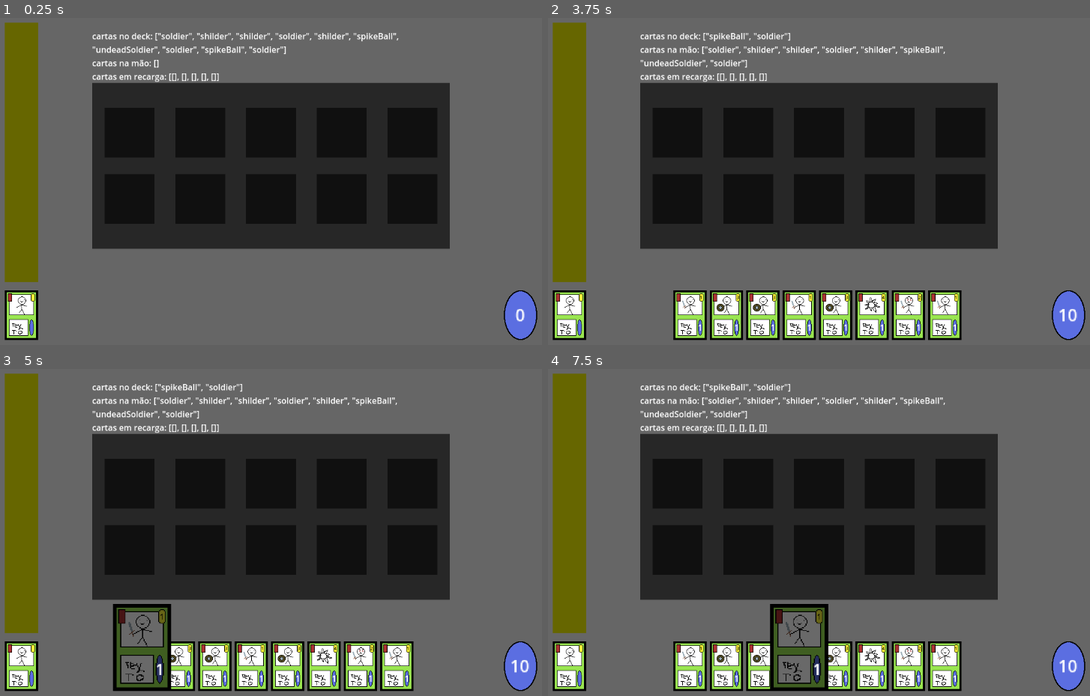
Above: before the commit, frames 1-4 (two rows, left to right).
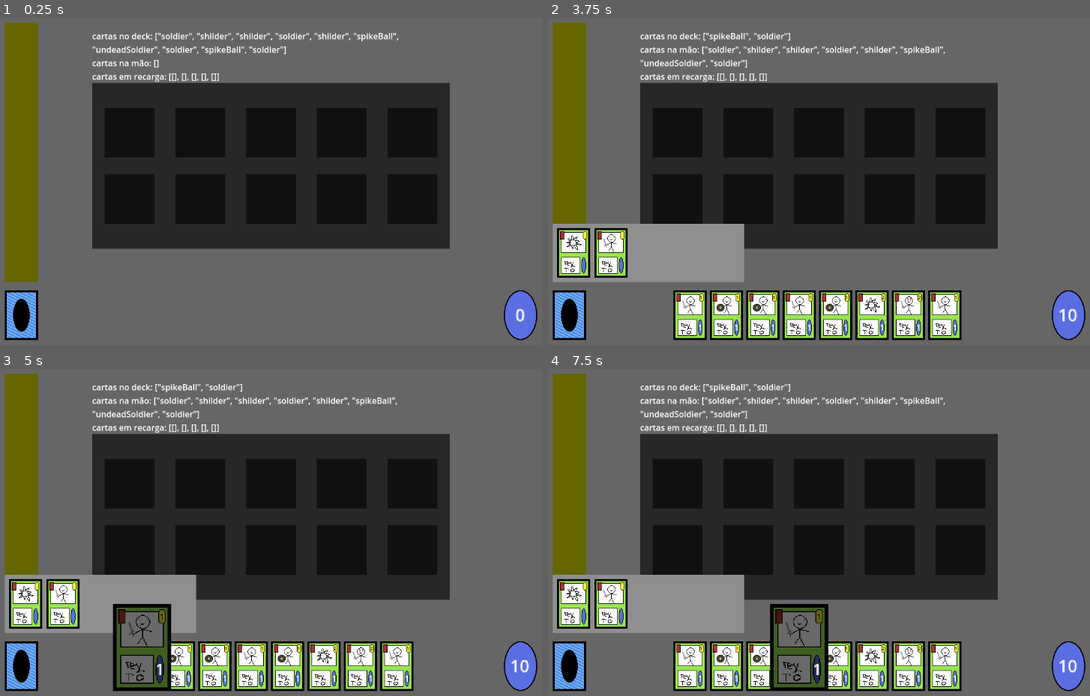
Above: after the commit, the same moments.

Repository: alguEM089/battleCards
Game: Godot game, scene res://Scenes/battle_table.tscn
Two runs of this game, one before a commit and one after it. Both use one fixed random seed, a clock stepped at 60 frames per second and the inputs below.
Inputs (mouse positions are in pixels of both pictures, inside the frame that each line leads up to):
- Up to frame 1 (0.25 s): no input
- Up to frame 2 (3.75 s): click "0" at 0.5 s; click "4" at 1.25 s; click "7" at 2 s; click "10" at 2.75 s; click (569, 315) at 3.52 s
- Up to frame 3 (5 s): click "1" at 4.25 s
- Up to frame 4 (7.5 s): click "1" at 5 s; click "1" at 5.75 s; click "1" at 6.5 s; click "1" at 7.25 s

The runs differ from the first frame. In frame 1, 0.8% of the frame differs, in the area x 1-7%, y 83-98%; in frame 2, 7.0%, in the area x 0-63%, y 62-98%; in frame 3, 6.1%; in frame 4, 7.0%.

Commit message:
adição da base da mecânica de batalha

Diff:
--- a/Scenes/battle_table.tscn
+++ b/Scenes/battle_table.tscn
@@ -9,6 +9,8 @@
 [ext_resource type="Script" path="res://Scripts/recharge line bg.gd" id="3_tw843"]
 [ext_resource type="PackedScene" uid="uid://d3b77joabtd44" path="res://Scenes/recharge_letter_contain.tscn" id="4_80fc2"]
 [ext_resource type="Script" path="res://Scripts/mana.gd" id="5_hlen8"]
+[ext_resource type="Texture2D" uid="uid://b5ot0fgg1d06a" path="res://Assets/cartas_back.png" id="6_vf1dm"]
+[ext_resource type="Script" path="res://Scripts/deck.gd" id="7_qd8rx"]
 [ext_resource type="Script" path="res://Scripts/info.gd" id="8_3pnmy"]
 
 [node name="battle table" type="Node2D"]
@@ -189,8 +191,41 @@
 
 [node name="5" parent="recharge line bg" instance=ExtResource("4_80fc2")]
 
-[node name="deck" type="Sprite2D" parent="."]
-position = Vector2(96, 576)
+[node name="deck" type="TextureButton" parent="."]
+offset_left = 64.0
+offset_top = 528.0
+offset_right = 128.0
+offset_bottom = 624.0
+toggle_mode = true
+texture_normal = ExtResource("6_vf1dm")
+script = ExtResource("7_qd8rx")
+
+[node name="bg" type="ColorRect" parent="deck"]
+visible = false
+layout_mode = 0
+offset_top = -128.0
+offset_right = 368.0
+offset_bottom = -16.0
+color = Color(0.560784, 0.560784, 0.560784, 1)
+
+[node name="letter1" type="Sprite2D" parent="deck/bg"]
+position = Vector2(40, 56)
+texture = ExtResource("1_bi0l6")
+
+[node name="letter2" type="Sprite2D" parent="deck/bg"]
+position = Vector2(112, 56)
+texture = ExtResource("1_bi0l6")
+
+[node name="letter3" type="Sprite2D" parent="deck/bg"]
+position = Vector2(184, 56)
+texture = ExtResource("1_bi0l6")
+
+[node name="letter4" type="Sprite2D" parent="deck/bg"]
+position = Vector2(256, 56)
+texture = ExtResource("1_bi0l6")
+
+[node name="letter5" type="Sprite2D" parent="deck/bg"]
+position = Vector2(328, 56)
 texture = ExtResource("1_bi0l6")
 
 [node name="mana" type="TextureButton" parent="."]
@@ -228,4 +263,5 @@
 autowrap_mode = 3
 script = ExtResource("8_3pnmy")
 
+[connection signal="pressed" from="deck" to="deck" method="_on_pressed"]
 [connection signal="pressed" from="mana" to="mana" method="_on_pressed"]
--- a/Scenes/unit.tscn
+++ b/Scenes/unit.tscn
@@ -1,7 +1,30 @@
-[gd_scene format=3 uid="uid://btirj2ajv7aig"]
+[gd_scene load_steps=4 format=3 uid="uid://btirj2ajv7aig"]
+
+[ext_resource type="Script" path="res://Scripts/units.gd" id="1_pnqu5"]
+[ext_resource type="Script" path="res://Scripts/units_effects/effect_on_attack.gd" id="2_luald"]
+[ext_resource type="Script" path="res://Scripts/units_effects/effect_on_defence.gd" id="3_m6yu2"]
 
 [node name="unit" type="TextureButton"]
 offset_right = 32.0
 offset_bottom = 32.0
 scale = Vector2(3, 3)
+focus_mode = 0
 disabled = true
+toggle_mode = true
+script = ExtResource("1_pnqu5")
+
+[node name="effect_on_attack" type="Node" parent="."]
+script = ExtResource("2_luald")
+
+[node name="effect_on_defence" type="Node" parent="."]
+script = ExtResource("3_m6yu2")
+
+[node name="life" type="ColorRect" parent="."]
+visible = false
+layout_mode = 0
+offset_top = 29.0
+offset_right = 32.0
+offset_bottom = 32.0
+color = Color(1, 0, 0, 1)
+
+[connection signal="pressed" from="." to="." method="_on_pressed"]
--- a/Scripts/controler.gd
+++ b/Scripts/controler.gd
@@ -31,6 +31,7 @@
 	if (Global.mana > Global.MAX_MANA) and limitMana:
 		Global.mana = Global.MAX_MANA
 	Global.update_mana()
+	Global.hide_next_letters()
 	_buy_letters(int(Global.buy_letters_count))
 
 func _buy_letters(quant:int, buy:=can_buy) -> void:
--- /dev/null
+++ b/Scripts/deck.gd
@@ -0,0 +1,30 @@
+extends TextureButton
+
+@onready var bg: ColorRect = $bg
+
+func _ready() -> void:
+	Global.deck_controler = self
+
+func show_next_letters() -> void:
+	if Global.letter_in_deck.size() >= 5:
+		for a in range(5):
+			_set_letter(a)
+	else:
+		for a in range(Global.letter_in_deck.size()):
+			_set_letter(a)
+		for a in range(Global.letter_in_deck.size(), 5):
+			bg.get_child(a).hide()
+	bg.show()
+
+func _set_letter(n:int) -> void:
+	bg.get_child(n).texture = Global.LETTER_SPRITES[Global.letter_in_deck[n]]
+	bg.get_child(n).show()
+
+func hide_next_letters() -> void:
+	bg.hide()
+
+func _on_pressed() -> void:
+	if button_pressed:
+		show_next_letters()
+	else:
+		hide_next_letters()
--- a/Scripts/effects/summon_unit_effect.gd
+++ b/Scripts/effects/summon_unit_effect.gd
@@ -3,4 +3,4 @@
 @export var unit : String
 
 func effect() -> void:
-	get_parent().summon_unit(unit)
+	get_parent().summon_unit()
--- a/Scripts/global.gd
+++ b/Scripts/global.gd
@@ -1,4 +1,7 @@
 extends Node
+
+enum AttackEffects {DIE_ON_ATTACK}
+enum DefenceEffects {SPIKE}
 
 #region Referencia de nós
 ## O controlador geral do jogo
@@ -11,6 +14,8 @@
 var recharge_line : RechargeLine
 ## Nó que controla as cartas que estão na mão do jogador
 var hand_controler : HandControler
+## Controlador da textura do deck
+var deck_controler : TextureButton
 #endregion
 
 #region Dicionarios de controle de atributos
@@ -23,12 +28,12 @@
 	},
 	"shilder" : {
 		"description" : "Invoca uma unidade de 1 ataque, com 1 de dano e 3 defesa.",
-		"mana_cost" : 1, "recharge_time" : 3, "deck_return" : "comum",
+		"mana_cost" : 1, "recharge_time" : 1, "deck_return" : "comum",
 		"deck_buy" : 0, "type" : "Unidade"
 	},
 	"spikeBall" : {
 		"description" : "Invoca uma unidade que causa 1 ataque a quem o ataca. Não pode atacar.",
-		"mana_cost" : 1, "recharge_time" : 4, "deck_return" : "comum",
+		"mana_cost" : 1, "recharge_time" : 2, "deck_return" : "comum",
 		"deck_buy" : 0, "type" : "Unidade"
 	},
 	"undeadSoldier" : {
@@ -39,6 +44,7 @@
 }
 ## Dicionário que contem o precarregamento das texturas das cartas
 const LETTER_SPRITES = {
+	"none" : preload("res://Assets/cartas_back.png"),
 	"soldier" : preload("res://Assets/soldier_letter.png"),
 	"shilder" : preload("res://Assets/shilder_letter.png"),
 	"spikeBall" : preload("res://Assets/spikeBall_letter.png"),
@@ -55,19 +61,23 @@
 const UNITS_ATRIBUTES = {
 	"soldier" : {
 		"texture" : preload("res://Assets/soldier.png"),
-		"power" : 3, "atacks" : 1, "defence" : 1
+		"power" : 3, "attacks" : 1, "defence" : 1,
+		"attack_effect" : -1, "defence_effect" : -1
 	},
 	"shilder" : {
 		"texture" : preload("res://Assets/shilder.png"),
-		"power" : 1, "atacks" : 1, "defence" : 3
+		"power" : 1, "attacks" : 1, "defence" : 3,
+		"attack_effect" : -1, "defence_effect" : -1
 	},
 	"spikeBall" : {
 		"texture" : preload("res://Assets/spike_ball.png"),
-		"power" : 0, "atacks" : 1, "defence" : 3
+		"power" : 0, "attacks" : 1, "defence" : 3,
+		"attack_effect" : -1, "defence_effect" : DefenceEffects.SPIKE
 	},
 	"undeadSoldier" : {
 		"texture" : preload("res://Assets/undeadSoldierl.png"),
-		"power" : 5, "atacks" : 1, "defence" : 1
+		"power" : 5, "attacks" : 1, "defence" : 1,
+		"attack_effect" : AttackEffects.DIE_ON_ATTACK, "defence_effect" : -1
 	}
 }
 #endregion
@@ -128,3 +138,7 @@
 	if mana > MAX_MANA:
 		mana = MAX_MANA
 	mana_contain.update_text()
+
+func hide_next_letters() -> void:
+	deck_controler.hide_next_letters()
+	deck_controler.button_pressed = false
--- a/Scripts/letterclass.gd
+++ b/Scripts/letterclass.gd
@@ -36,23 +36,22 @@
 func _unhandled_input(event: InputEvent) -> void:
 	if event.is_action_pressed("left_mb") and button_pressed:
 		if Global.mana >= mana_cost:
-			Global.update_mana(mana_cost)
 			effect_node.effect()
 		else:
 			Global.hand_controler.unselect_letters()
 
 ## invoca uma unidade para o campo (se possivel) baseado na posição do mouse
 ## Quando a unidade é invocada, remove a carta da mão e a adiciona a linha de recarga
-func summon_unit(unit: String) -> void:
+func summon_unit() -> void:
 	var is_used := false
 	for u in range(5):
 		var unit_space = Global.tabuleiro.get_child(u + 5)
 		if unit_space.is_hovered():
 			if Global.units_space[unit_space.get_index()] == null:
-				Global.units_space[unit_space.get_index()] = unit
 				is_used = true
 				unit_space.disabled = false
-				unit_space.texture_normal = Global.UNITS_ATRIBUTES[unit]["texture"]
+				unit_space.set_status(my_letter)
+				Global.update_mana(mana_cost)
 
 	if is_used:
 		Global.letter_in_recharge[letter_info["recharge_time"]-1].append(my_letter)
--- a/Scripts/tabuleiro.gd
+++ b/Scripts/tabuleiro.gd
@@ -2,3 +2,13 @@
 
 func _ready() -> void:
 	Global.tabuleiro = self
+
+func _unhandled_input(event: InputEvent) -> void:
+	if event.is_action_pressed("debug"):
+		var n = randf()
+		if n > 0.25:
+			get_child(randi_range(0,4)).set_status("soldier")
+		elif n > 0.70:
+			get_child(randi_range(0,4)).set_status("shilder")
+		else:
+			get_child(randi_range(0,4)).set_status("spikeBall")
--- /dev/null
+++ b/Scripts/units.gd
@@ -0,0 +1,78 @@
+extends TextureButton
+class_name UnitBase
+
+@onready var effect_on_attack: Node = $effect_on_attack
+@onready var effect_on_defence: Node = $effect_on_defence
+
+@onready var life: ColorRect = $life
+
+var is_attacking := false
+
+var clear_texture := preload("res://Assets/clear_texture.png")
+
+var attack_power := 0
+var attack_count := 0
+var defence := 0
+
+var attack_effect := -1
+var defence_effect := -1
+
+var max_defence := 1
+
+func _unhandled_input(event: InputEvent) -> void:
+	if event.is_action_pressed("left_mb") and is_attacking:
+		attacking()
+		button_pressed = false
+		is_attacking = false
+		self_modulate = Color.WHITE
+
+func set_status(type:String) -> void:
+	attack_power = Global.UNITS_ATRIBUTES[type]["power"]
+	attack_count = Global.UNITS_ATRIBUTES[type]["attacks"]
+	defence = Global.UNITS_ATRIBUTES[type]["defence"]
+	max_defence = defence
+
+	attack_effect = Global.UNITS_ATRIBUTES[type]["attack_effect"]
+	defence_effect = Global.UNITS_ATRIBUTES[type]["defence_effect"]
+
+	texture_normal = Global.UNITS_ATRIBUTES[type]["texture"]
+
+	Global.units_space[get_index()] = type
+
+	life.size.x = 32
+	life.show()
+
+func attacking() -> void:
+	for u in range(5):
+		var unite_space = Global.tabuleiro.get_child(u) as UnitBase
+		if unite_space.is_hovered() and (Global.units_space[u] != null):
+			for atk in range(attack_count):
+				unite_space.defeding(self)
+			effect_on_attack.effect(attack_effect, unite_space)
+
+func defeding(attacker:UnitBase) -> void:
+	defence -= 1
+	@warning_ignore("integer_division")
+	life.size.x -= (32 / max_defence)
+
+	if defence_effect != -1:
+		effect_on_defence.effect(defence_effect, attacker)
+
+	if defence <= 0:
+		die()
+
+func die() -> void:
+	disabled = true
+	attack_power = 0
+	attack_count = 0
+	defence = 0
+	Global.units_space[get_index()] = null
+	set_texture_normal(clear_texture)
+	life.hide()
+
+func _on_pressed() -> void:
+	is_attacking = button_pressed
+	if button_pressed:
+		self_modulate = Color.WEB_GRAY
+	else:
+		self_modulate = Color.WHITE
--- /dev/null
+++ b/Scripts/units_effects/effect_on_attack.gd
@@ -0,0 +1,9 @@
+extends Node
+
+@onready var unit: TextureButton = $".."
+
+func effect(e:int,target:UnitBase=null) -> void:
+	if target != null:
+		match e:
+			Global.AttackEffects.DIE_ON_ATTACK:
+				unit.die()
--- /dev/null
+++ b/Scripts/units_effects/effect_on_defence.gd
@@ -0,0 +1,9 @@
+extends Node
+
+@onready var unit: TextureButton = $".."
+
+func effect(e:int, target:UnitBase) -> void:
+	if target != null:
+		match e:
+			Global.DefenceEffects.SPIKE:
+				target.defeding(null)
--- a/project.godot
+++ b/project.godot
@@ -38,6 +38,11 @@
 "events": [Object(InputEventKey,"resource_local_to_scene":false,"resource_name":"","device":-1,"window_id":0,"alt_pressed":false,"shift_pressed":false,"ctrl_pressed":false,"meta_pressed":false,"pressed":false,"keycode":0,"physical_keycode":83,"key_label":0,"unicode":115,"echo":false,"script":null)
 ]
 }
+debug={
+"deadzone": 0.5,
+"events": [Object(InputEventKey,"resource_local_to_scene":false,"resource_name":"","device":-1,"window_id":0,"alt_pressed":false,"shift_pressed":false,"ctrl_pressed":false,"meta_pressed":false,"pressed":false,"keycode":0,"physical_keycode":32,"key_label":0,"unicode":32,"echo":false,"script":null)
+]
+}
 
 [rendering]
 
Binary file added: Assets/clear_texture.png
Not shown, added: Assets/clear_texture.png.import
Not shown: 1 places in Scenes/battle_table.tscn that only renumber resources
